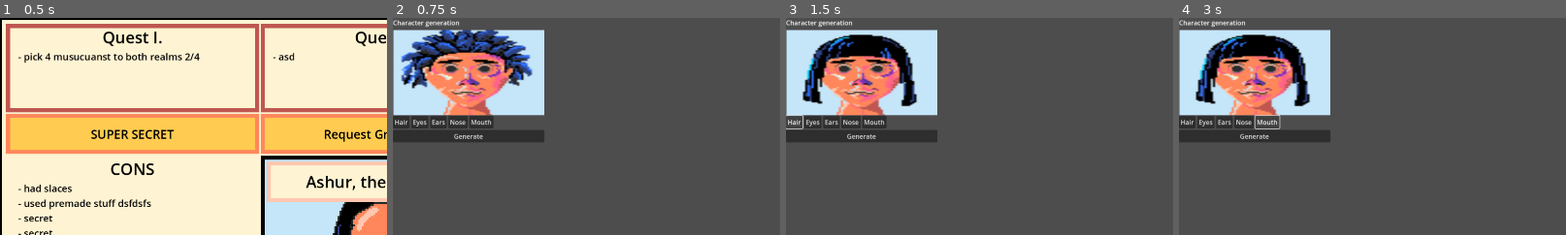
Above: before the commit, frames 1-4 (left to right).
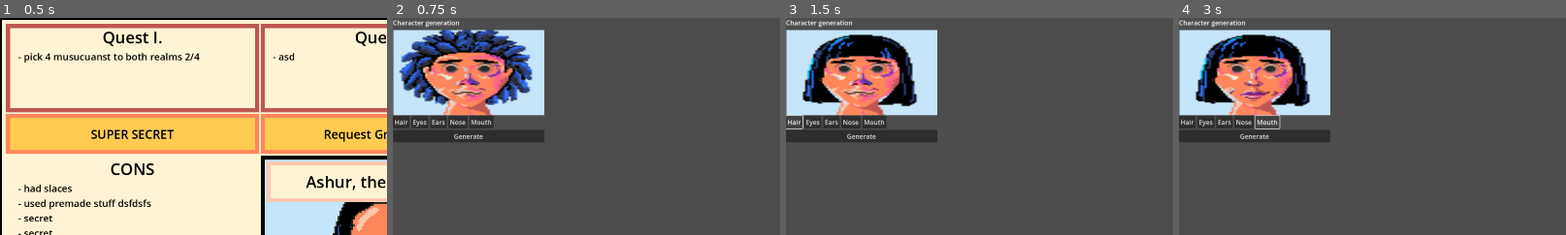
Above: after the commit, the same moments.

Repository: ekaktusz/anoobis
Game: Godot game, scene res://tinder_scene.tscn
The game is run twice, just before and just after one commit, with the same random seed, the same clock (stepped at 60 frames per second) and the same inputs.
Inputs:
- Up to frame 1 (0.5 s): no input
- Up to frame 2 (0.75 s): click "TO HEAVEN" at 0.5 s
- Up to frame 3 (1.5 s): click "Hair" at 1.25 s
- Up to frame 4 (3 s): click "Nose" at 2 s; click "Mouth" at 2.75 s
The pictures show only the part of the screen within x 0-50%, y 0-50%; the shares and areas given below are measured in that part.

Frame 1 is identical in both runs. In frame 2, 1.8% of the frame differs, in the area x 1-37%, y 9-41%; in frame 3, 0.8%; in frame 4, 1.6%.

Commit message:
Change buttons are working for additional face parts.

Diff:
--- a/character_generator.gd
+++ b/character_generator.gd
@@ -9,9 +9,12 @@
 	preload ("res://images/face_parts/hair_D_front.png"),
 ]
 
+#TODO: the size should match worked around by padding with null
 var hair_backs : Array = [
 	preload ("res://images/face_parts/hair_A_back.png"),
 	preload ("res://images/face_parts/hair_B_back.png"),
+	null,
+	null,
 ]
 
 var eyes : Array = [
@@ -20,6 +23,7 @@
 	preload ("res://images/face_parts/eyes_C.png"),
 	preload ("res://images/face_parts/eyes_D.png"),
 ]
+
 #TODO: Skin tones are mashed together with skin shapes
 var skins : Array = [
 	preload ("res://images/face_parts/skin_A1.png"),
@@ -46,17 +50,30 @@
 	preload ("res://images/face_parts/mouth_D.png"),
 ]
 
-var current_hair_id : int
+var current_hair_front_id : int
+var current_hair_back_id : int
 var current_eye_id : int
+var current_skin_id : int
+var current_nose_id : int
+var current_mouth_id : int
 
 
 # Called when the node enters the scene tree for the first time.
 func _ready() -> void:
-	current_hair_id = 0
+	current_hair_front_id = 0
+	current_hair_back_id = 0
 	current_eye_id = 0
+	current_skin_id = 0
+	current_nose_id = 0
+	current_mouth_id = 0
 
-	$VBoxContainer/PortraitContainer/HairLayer/HairTexture.texture = hair_fronts[current_hair_id]
+	$VBoxContainer/PortraitContainer/FrontHairLayer/FrontHairTexture.texture = hair_fronts[current_hair_front_id]
+	$VBoxContainer/PortraitContainer/BackHairLayer/BackHairTexture.texture = hair_backs[current_hair_back_id]
 	$VBoxContainer/PortraitContainer/EyesLayer/EyesTexture.texture = eyes[current_eye_id]
+	$VBoxContainer/PortraitContainer/SkinLayer/SkinTexture.texture = skins[current_skin_id]
+	$VBoxContainer/PortraitContainer/NoseLayer/NoseTexture.texture = noses[current_nose_id]
+	$VBoxContainer/PortraitContainer/MouthLayer/MouthTexture.texture = mouths[current_mouth_id]
+
 
 
 # Called every frame. 'delta' is the elapsed time since the previous frame.
@@ -65,8 +82,11 @@
 
 
 func _on_hair_button_pressed() -> void:
-	current_hair_id = (current_hair_id + 1)%hair_fronts.size()
-	$VBoxContainer/PortraitContainer/HairLayer/HairTexture.texture = hair_fronts[current_hair_id]
+	current_hair_front_id = (current_hair_front_id + 1)%hair_fronts.size()
+	$VBoxContainer/PortraitContainer/FrontHairLayer/FrontHairTexture.texture = hair_fronts[current_hair_front_id]
+
+	current_hair_back_id = (current_hair_back_id + 1)%hair_backs.size()
+	$VBoxContainer/PortraitContainer/BackHairLayer/BackHairTexture.texture = hair_backs[current_hair_back_id]
 
 
 func _on_eyes_button_pressed() -> void:
@@ -79,8 +99,10 @@
 
 
 func _on_nose_button_pressed() -> void:
-	pass # Replace with function body.
+	current_nose_id = (current_nose_id + 1)%noses.size()
+	$VBoxContainer/PortraitContainer/NoseLayer/NoseTexture.texture = noses[current_nose_id]
 
 
 func _on_mouth_button_pressed() -> void:
-	pass # Replace with function body.
+	current_mouth_id = (current_mouth_id + 1)%mouths.size()
+	$VBoxContainer/PortraitContainer/MouthLayer/MouthTexture.texture = mouths[current_mouth_id]
--- a/character_generator.tscn
+++ b/character_generator.tscn
@@ -34,6 +34,15 @@
 offset_bottom = 242.0
 color = Color(0.772549, 0.898039, 0.976471, 1)
 
+[node name="BackHairLayer" type="CanvasLayer" parent="VBoxContainer/PortraitContainer"]
+
+[node name="BackHairTexture" type="TextureRect" parent="VBoxContainer/PortraitContainer/BackHairLayer"]
+offset_left = 1.0
+offset_top = 30.0
+offset_right = 375.0
+offset_bottom = 242.0
+texture = ExtResource("3_5eabk")
+
 [node name="SkinLayer" type="CanvasLayer" parent="VBoxContainer/PortraitContainer"]
 
 [node name="SkinTexture" type="TextureRect" parent="VBoxContainer/PortraitContainer/SkinLayer"]
@@ -43,9 +52,9 @@
 offset_bottom = 242.0
 texture = ExtResource("2_w27cp")
 
-[node name="HairLayer" type="CanvasLayer" parent="VBoxContainer/PortraitContainer"]
+[node name="FrontHairLayer" type="CanvasLayer" parent="VBoxContainer/PortraitContainer"]
 
-[node name="HairTexture" type="TextureRect" parent="VBoxContainer/PortraitContainer/HairLayer"]
+[node name="FrontHairTexture" type="TextureRect" parent="VBoxContainer/PortraitContainer/FrontHairLayer"]
 offset_left = 1.0
 offset_top = 30.0
 offset_right = 375.0
